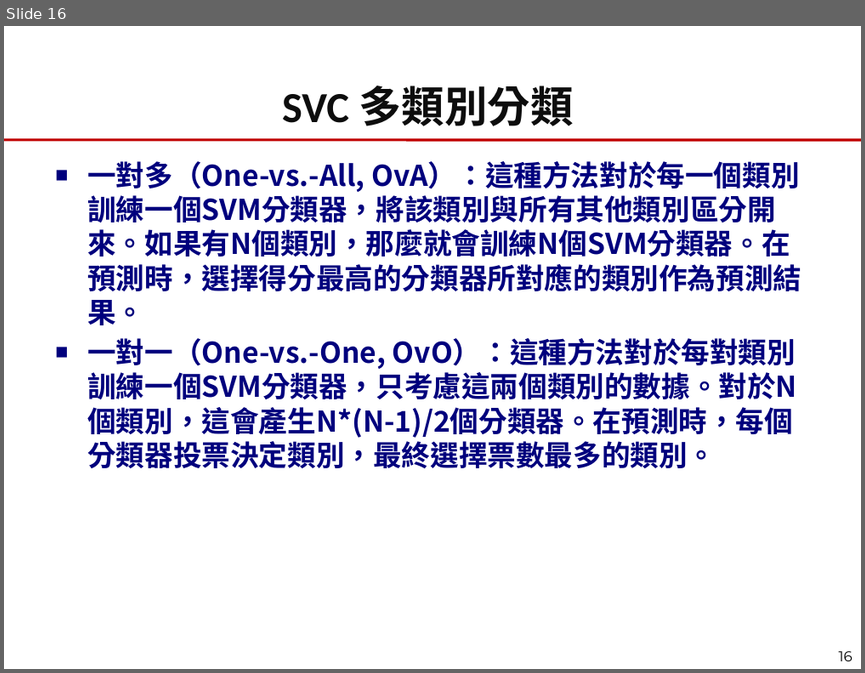
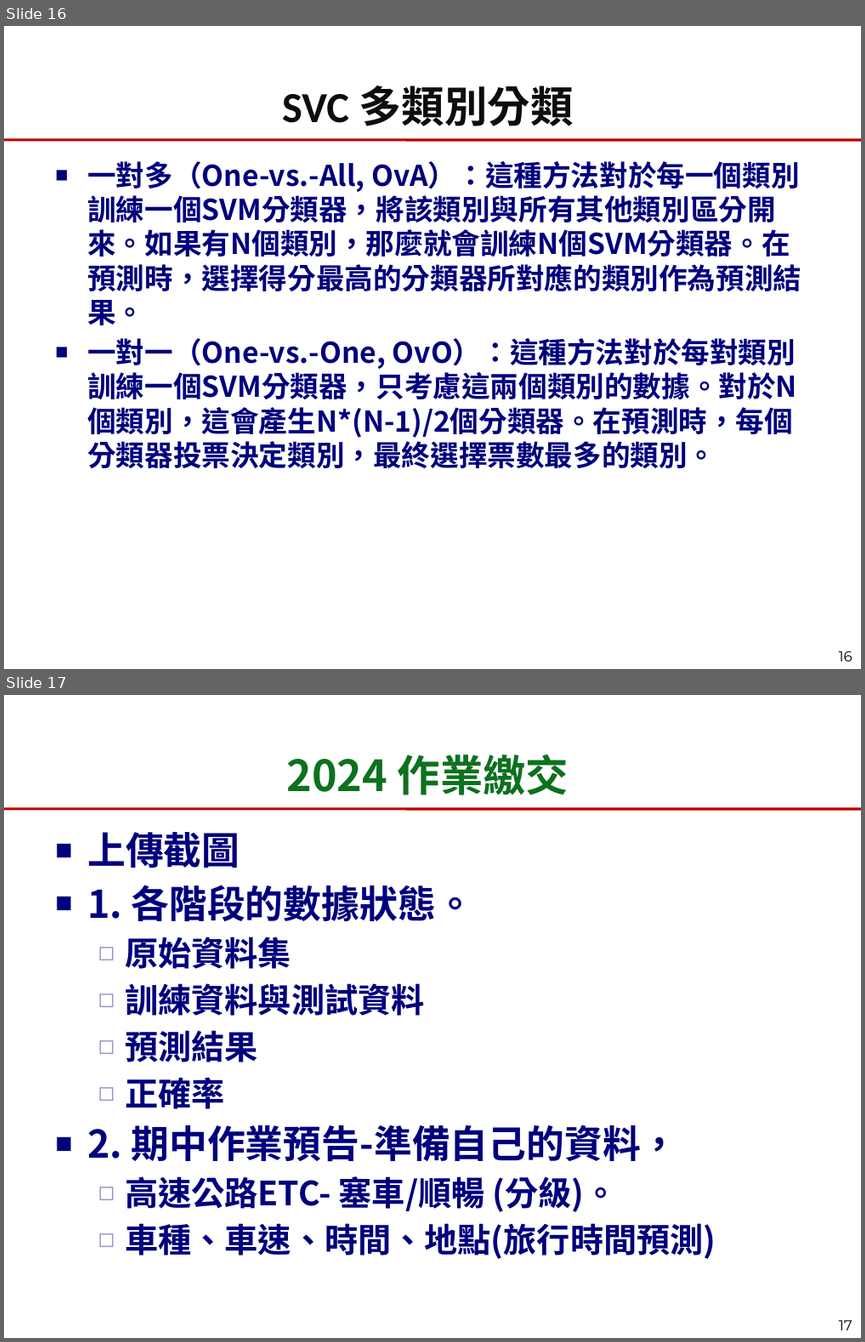
Before and after one commit to chengtaoyang/cycu_ai2024_ctyang, a slide deck: 20240423/day9_2024_AIML_About_AIML.pptx. Shown one above the other, each under a label of ours: slide 16 before the commit, slides 16 and 17 after it. The pictures are 865x673 and 865x1342 pixels, drawn with LibreOffice and Linux fonts; fonts in the diff are those of the drawing; background and template pictures are left out. Boxes give left, top, right and bottom in pixels: in the first picture for what was removed or moved away, otherwise in the second. Text is boxed around its words. In the diff, an @@ line names an element or a change of style, - is before the commit and + after.

```diff
--- a/20240423/day9_2024_AIML_About_AIML.pptx
+++ b/20240423/day9_2024_AIML_About_AIML.pptx
@@ slide 17 added at (4,695,861,1338), background picture (left out); not listed: 1 template element that a slide beside it also shows @@
@@ title added at (286,754,569,795), 36 pt, text #0D711E, bold @@
+2024 作業繳交
@@ text added at (87,832,715,1259), 28 pt, text #00007D, bold @@
+■ 上傳截圖
+■ 1. 各階段的數據狀態。
+  ◻ 原始資料集
+  ◻ 訓練資料與測試資料
+  ◻ 預測結果
+  ◻ 正確率
+■ 2. 期中作業預告-準備自己的資料，
+  ◻ 高速公路ETC- 塞車/順暢 (分級)。
+  ◻ 車種、車速、時間、地點(旅行時間預測)
@@ page number added at (839,1320,852,1330), 12 pt, text #000000 @@
+17
```
